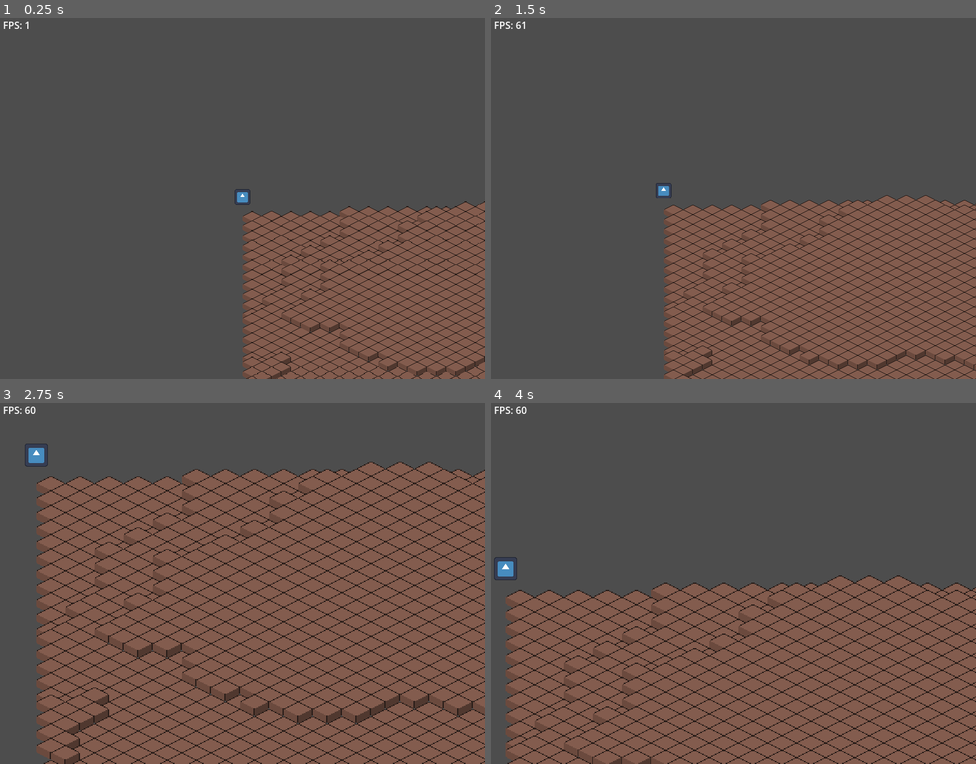
Above: before the commit, frames 1-4 (two rows, left to right).
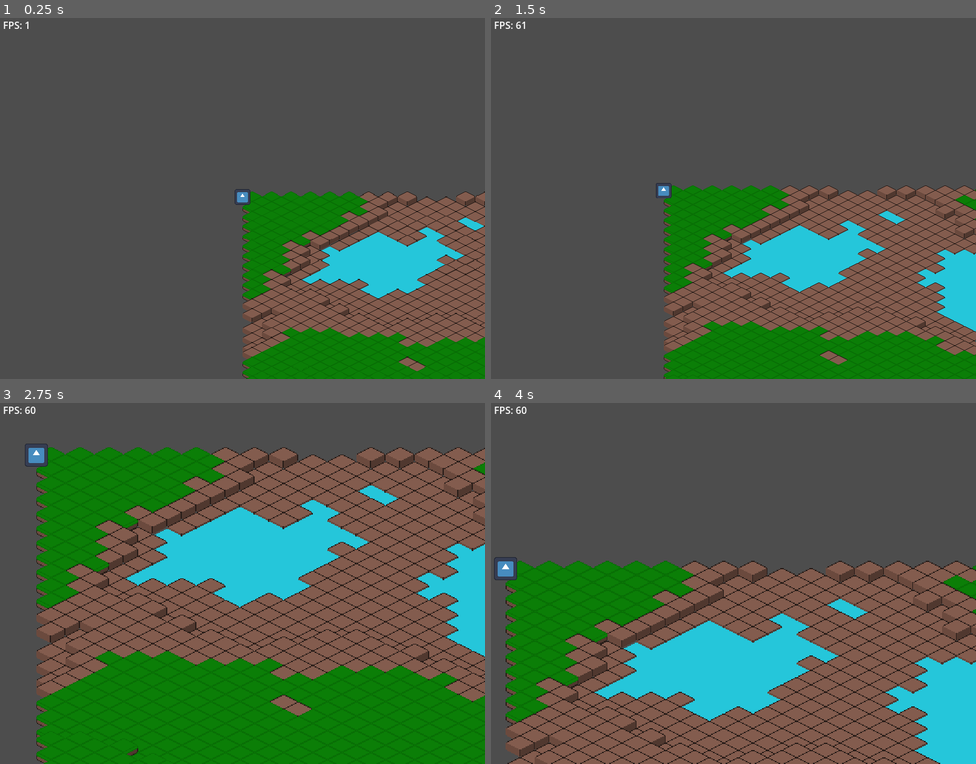
Above: after the commit, the same moments.

Repository: ezequielleonzybert/isourvival
Game: Godot game, scene res://scenes/main.tscn
The game is run twice, just before and just after one commit, with the same random seed, the same clock (stepped at 60 frames per second) and the same inputs. The engine's default icon, where the game draws it, is replaced by a stand-in: a white triangle on a blue panel in a dark square.
Inputs (mouse positions are in pixels of both pictures, inside the frame that each line leads up to):
- Up to frame 1 (0.25 s): no input
- Up to frame 2 (1.5 s): tap Enter at 0.5 s; move the mouse to (840, 180) at 0.52 s; hold Right (ui_right) 0.53-1.28 s; tap Mouse wheel up (zoom_in) at 0.6 s; click (840, 180) at 0.67 s; move the mouse to (636, 216) at 1.27 s; hold Down (ui_down) from 1.28 s (still down); tap Mouse wheel down (zoom_out) at 1.35 s
- Up to frame 3 (2.75 s): move the mouse to (291, 500) at 2.02 s; release Down (ui_down) at 2.03 s; hold Right (ui_right) from 2.03 s (still down); tap Mouse wheel up (zoom_in) at 2.1 s
- Up to frame 4 (4 s): move the mouse to (709, 655) at 2.77 s; release Right (ui_right) at 2.78 s; hold Up (ui_up) 2.78-3.53 s; tap Mouse wheel down (zoom_out) at 2.85 s; click (709, 655) at 2.92 s; move the mouse to (879, 637) at 3.52 s; hold Left (ui_left) from 3.53 s (still down); tap Mouse wheel up (zoom_in) at 3.6 s

The runs differ from the first frame. In frame 1, 15% of the frame differs, in the area x 50-100%, y 48-100%; in frame 2, 21%; in frame 3, 51%, in the area x 7-100%, y 12-100%; in frame 4, 29%.

Commit message:
map generation

Diff:
--- a/isourvival/scripts/layers.gd
+++ b/isourvival/scripts/layers.gd
@@ -1,19 +1,31 @@
 extends Node2D
 
-const MAX_HEIGHT = 8
+const MAX_HEIGHT = 4
 const WIDTH = 100
 const HEIGHT = 200
 
 enum Type {WATER, MUD, GRASS, SNOW}
 
 class Tile:
+	var index
 	var position : Vector2
 	var type_coords : Vector2
-	var top : bool = false
 	var air : bool = false
 
-	func _init(_position):
-		position = _position
+	func _init(x, y, layer_height, noise_value):
+		index = x+y*WIDTH
+		position = Vector2(x, y)
+
+		if noise_value > 0.8 * MAX_HEIGHT:
+			set_type_coords(Type.SNOW)
+		elif noise_value > 0.3 * MAX_HEIGHT :
+			set_type_coords(Type.GRASS)
+		elif layer_height == 0 and noise_value < 0.2 * MAX_HEIGHT:
+			set_type_coords(Type.WATER)
+		else:
+			set_type_coords(Type.MUD)
+
+
 
 	func set_type_coords(t : Type):
 		match t:
@@ -26,42 +38,39 @@
 			Type.SNOW:
 				type_coords = Vector2(2,0)
 
-var layersData = []
+func _ready() -> void:
+	var layersData = []
+	var topLayers = []
+	layersData.resize(MAX_HEIGHT)
+	topLayers.resize(MAX_HEIGHT)
 
-func _ready() -> void:
-	layersData.resize(MAX_HEIGHT)
+	var noise = makeNoise(0.009)
 
-	var noise = makeNoise(0.007)
-
-	for i in range(MAX_HEIGHT-1, -1, -1):
+	for layer_height in range(MAX_HEIGHT-1, -1, -1):
 		var layerData = []
-		var visibleLayer = makeLayer(i)
+		var topLayer = makeLayer(layer_height)
 
 		for y in range (HEIGHT):
 			for x in range (WIDTH):
 
-				var index = x+y*WIDTH
-				var value = (noise.get_noise_2d(x*2,y) + 1.0) / 2.0 * MAX_HEIGHT
-				var tile = Tile.new(Vector2(x,y))
-				tile.set_type_coords(Type.MUD)
+				var noise_value = (noise.get_noise_2d(x*2.0,y) + 1.0) / 2.0 * MAX_HEIGHT
+				var tile = Tile.new(x, y, layer_height, noise_value)
 
-				if value > i:
-					if i == MAX_HEIGHT-1:
-						tile.top = true
-
-					elif layersData[i+1][index].air == true:
-						tile.top = true
-
+				if noise_value > layer_height:
+					if layer_height == MAX_HEIGHT-1:
+						topLayer.set_cell(tile.position,0,tile.type_coords)
+					elif layersData[layer_height+1][tile.index].air == true:
+						topLayer.set_cell(tile.position,0,tile.type_coords)
 				else:
 					tile.air = true
 
-				if tile.top:
-					visibleLayer.set_cell(tile.position,0,tile.type_coords)
-
 				layerData.append(tile)
 
-		layersData[i] = layerData
-		add_child(visibleLayer)
+		layersData[layer_height] = layerData
+		topLayers[layer_height] = topLayer
+
+	for layer in topLayers:
+		add_child(layer)
 
 func makeNoise(frequency):
 	var noise = FastNoiseLite.new()
@@ -74,6 +83,6 @@
 	var layer = TileMapLayer.new()
 	layer.tile_set = load("res://assets/tileset.tres")
 	layer.y_sort_enabled = true
-	layer.position.y += index*8
+	layer.position.y -= index*8
 	layer.texture_filter = CanvasItem.TEXTURE_FILTER_NEAREST
 	return layer
Not shown, added: isourvival/scenes/scenario_1.tscn2930455786.tmp
Not shown, added: isourvival/scenes/scenario_1.tscn2937091945.tmp
Not shown, added: isourvival/scenes/scenario_1.tscn2945828388.tmp
